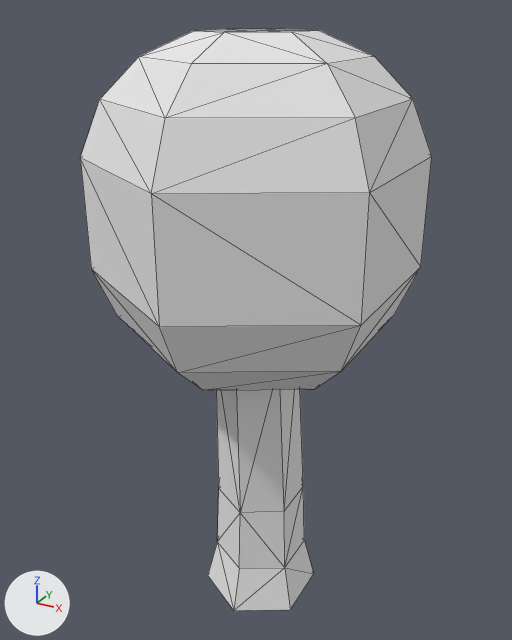
What one commit did to the OBJ model Assets/MapEditor/modular_terrain_collection/Hilly_Prop_Tree_Oak_1.obj.
Camera for both pictures: a 50 mm camera at (1.47, -2.73, 2.93) aimed at (-0.03, 0.0, 1.56). The lights are fixed; the arrows at lower left show +X, +Y and +Z. Mesh edges are drawn as thin lines. Where no turn or scale is listed for an object, it has been applied to the vertices.

Before the edit, the objects in view are built like this:
```python
mat_oak_leaves = principled_material('Oak_Leaves')
mat_oak_leaves.base_color = (0.8, 0.8, 0.8)  # white #e7e7e7
mat_oak_leaves.roughness = 1.0
mat_wood_dark = principled_material('Wood_Dark')
mat_wood_dark.base_color = (0.8, 0.8, 0.8)  # white #e7e7e7
mat_wood_dark.roughness = 1.0
me_object1 = bpy.data.meshes.new('object1')
me_object1.from_pydata(...)  # 50 vertices, 96 faces; spans x -0.65..0.65, y -0.8..0.7, z 1.35..2.85
me_object1.materials.append(mat_oak_leaves)  # white #e7e7e7
me_object2 = bpy.data.meshes.new('object2')
me_object2.from_pydata(...)  # 28 vertices, 44 faces; spans x -0.26..0.26, y -0.3..0.3, z 0.0..1.46
me_object2.materials.append(mat_wood_dark)  # white #e7e7e7
ob_object1 = bpy.data.objects.new('object1', me_object1)
ob_object1.location = (0.0, 0.0, 0.0)
ob_object2 = bpy.data.objects.new('object2', me_object2)
ob_object2.location = (0.0, 0.0, 0.0)
```
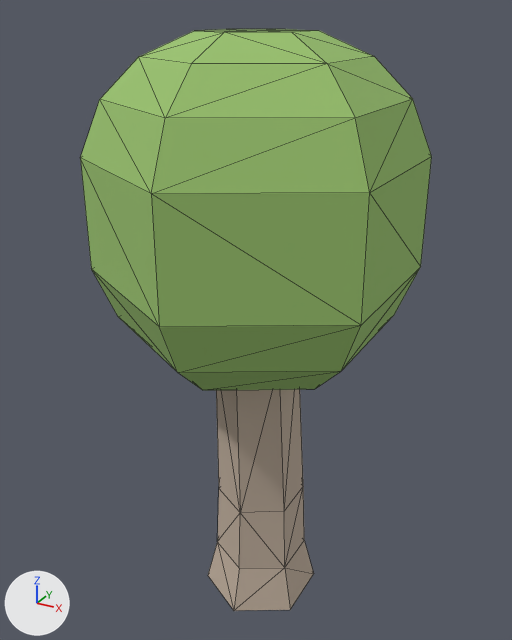
The change, as JSON lines over the scene's bpy script:
```json
{"op": "set", "path": "mat_oak_leaves.base_color", "old": "(0.8, 0.8, 0.8)", "new": "(0.322, 0.541, 0.157)", "note": "white #e7e7e7 -> green #9ac26e"}
{"op": "set", "path": "mat_wood_dark.base_color", "old": "(0.8, 0.8, 0.8)", "new": "(0.518, 0.42, 0.333)", "note": "white #e7e7e7 -> beige #bfad9c"}
```

Location of each change, (x1, y1, x2, y2) in pixels of the pictures (512 x 640 px):
```json
{"object": "object1", "change": "recoloured", "before": [80, 29, 432, 390], "after": [80, 29, 432, 390], "on screen": "white to green"}
{"object": "object2", "change": "recoloured", "before": [208, 389, 314, 611], "after": [208, 389, 314, 611]}
```
